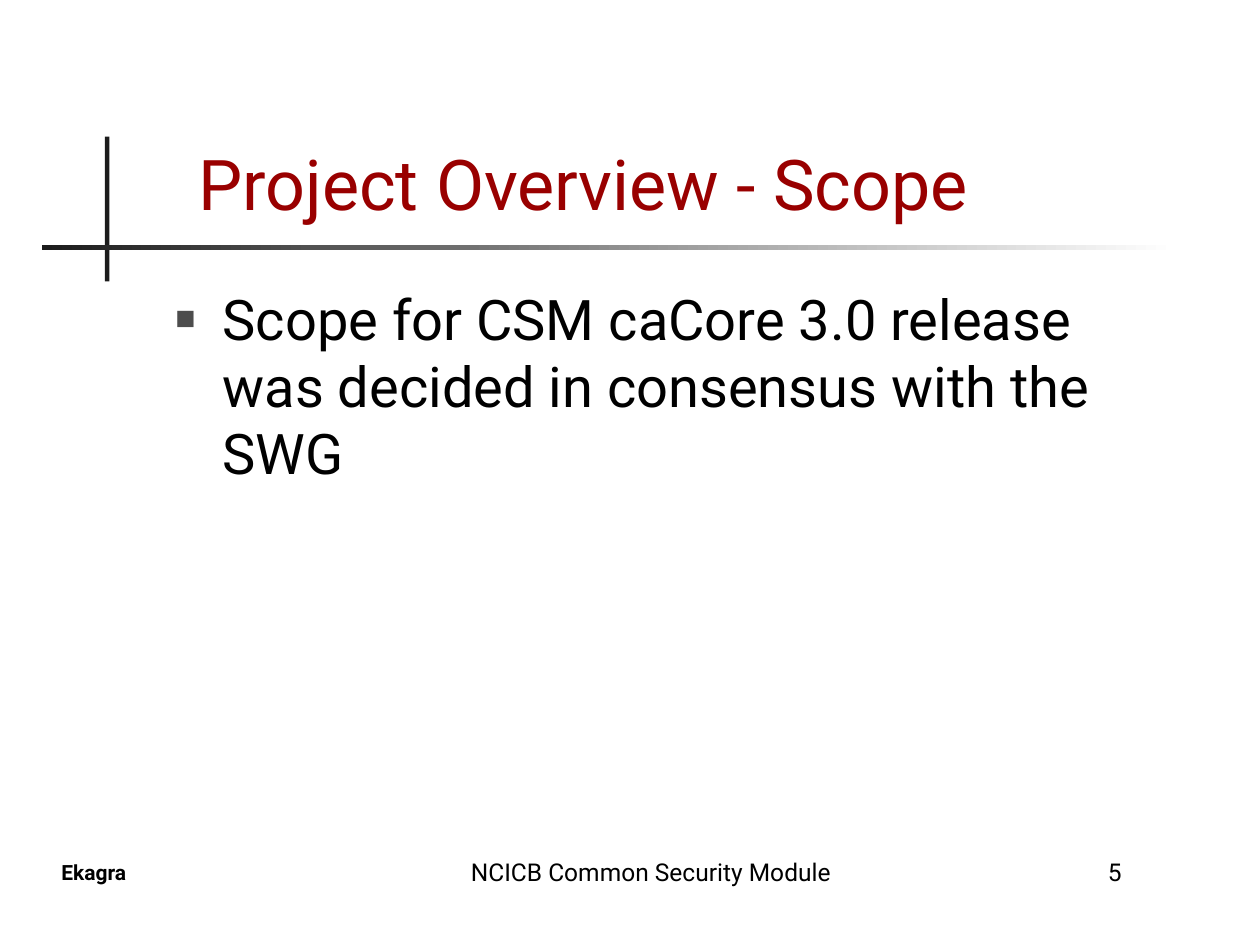
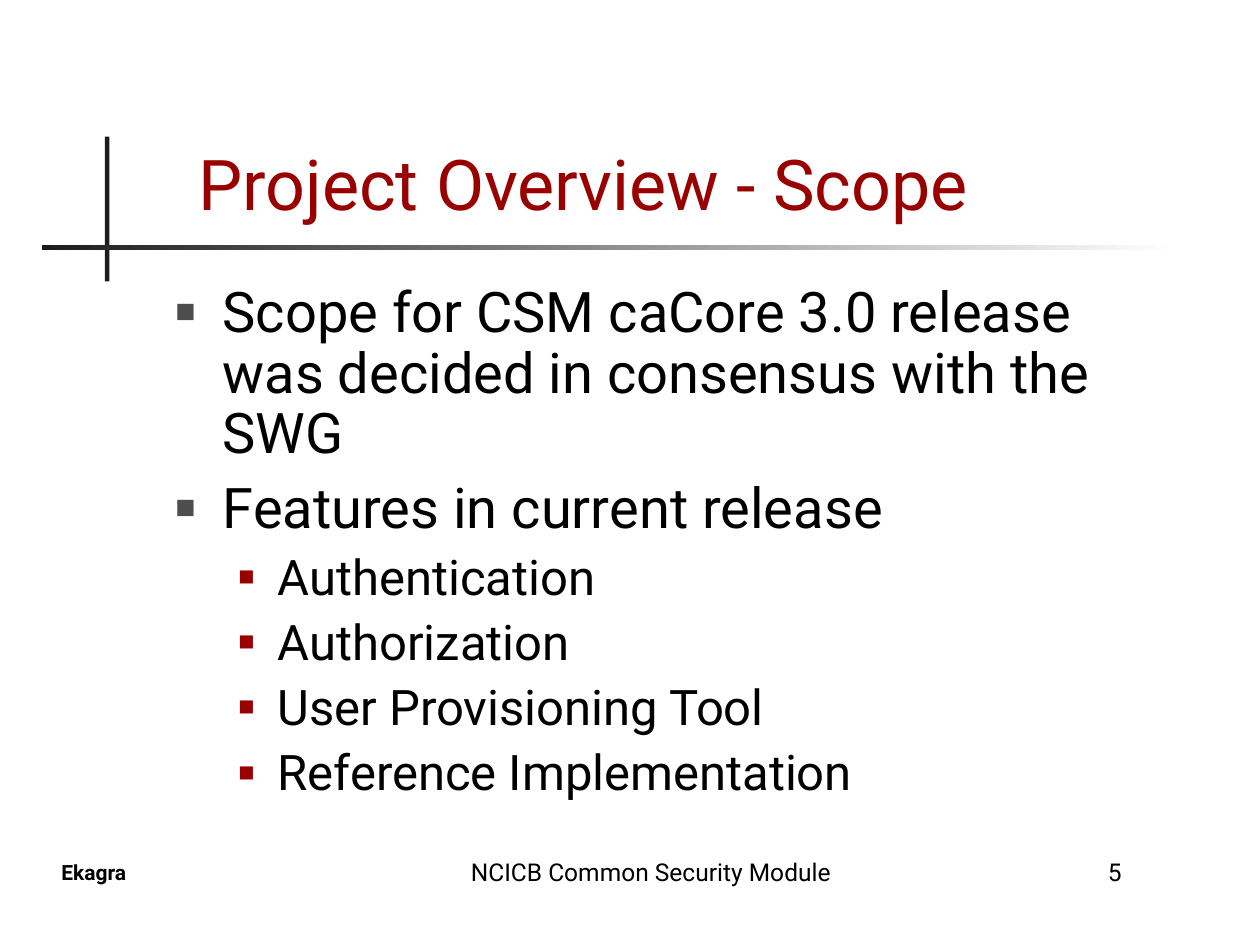
Before and after one commit to CBIIT/common-security-module-docs, a slide deck: slide 5 of CSM_Presentation.ppt. Drawn at 1260x945 pixels with LibreOffice and Linux fonts; fonts in the diff are those of the drawing; background and template pictures are left out. Boxes give left, top, right and bottom in pixels: in the first picture for what was removed or moved away, otherwise in the second. Text is boxed around its words. In the diff, an @@ line names an element or a change of style, - is before the commit and + after.

```diff
--- a/CSM_Presentation.ppt
+++ b/CSM_Presentation.ppt
@@ text at box(223, 289, 1089, 454): line spacing 1 to 0.9 @@
@@ text at box(223, 486, 883, 800): paragraphs added @@
+■ Features in current release
+  ■ Authentication
+  ■ Authorization
+  ■ User Provisioning Tool
+  ■ Reference Implementation
```
Also in this commit, not shown: 19 other slides changed, 3 slides added.
